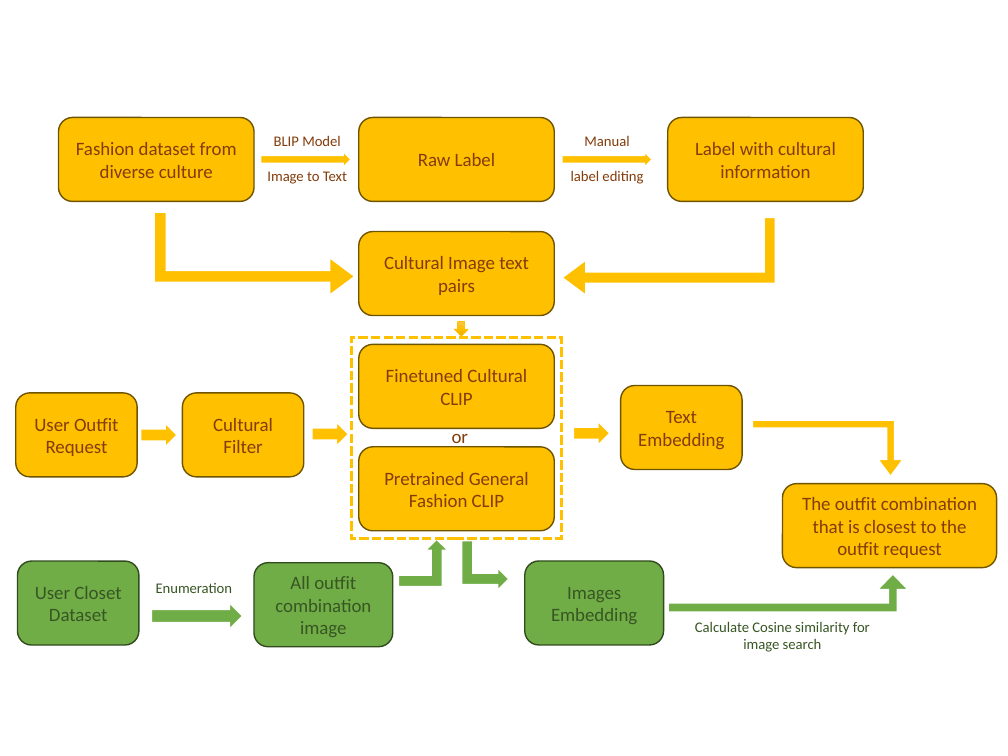
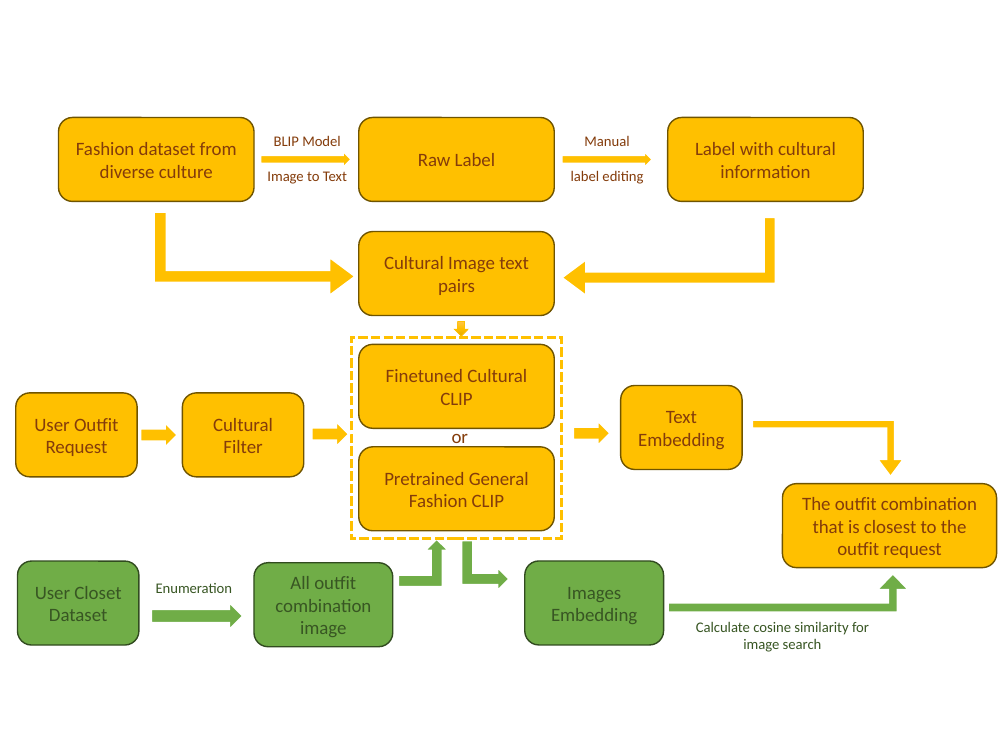
Before and after one commit to maxinemuxin/Culture-Fashion, a slide deck: slide 1 of demo.pptx. Drawn at 1008x756 pixels with LibreOffice and Linux fonts; fonts in the diff are those of the drawing. Boxes give left, top, right and bottom in pixels: in the first picture for what was removed or moved away, otherwise in the second. Text is boxed around its words. In the diff, an @@ line names an element or a change of style, - is before the commit and + after.

```diff
--- a/demo.pptx
+++ b/demo.pptx
@@ text at [696,622,869,652]: text changed @@
-Calculate Cosine similarity for image search
+Calculate cosine similarity for image search
```
Also in this commit, not shown: 1 slide added, 24 other files.
